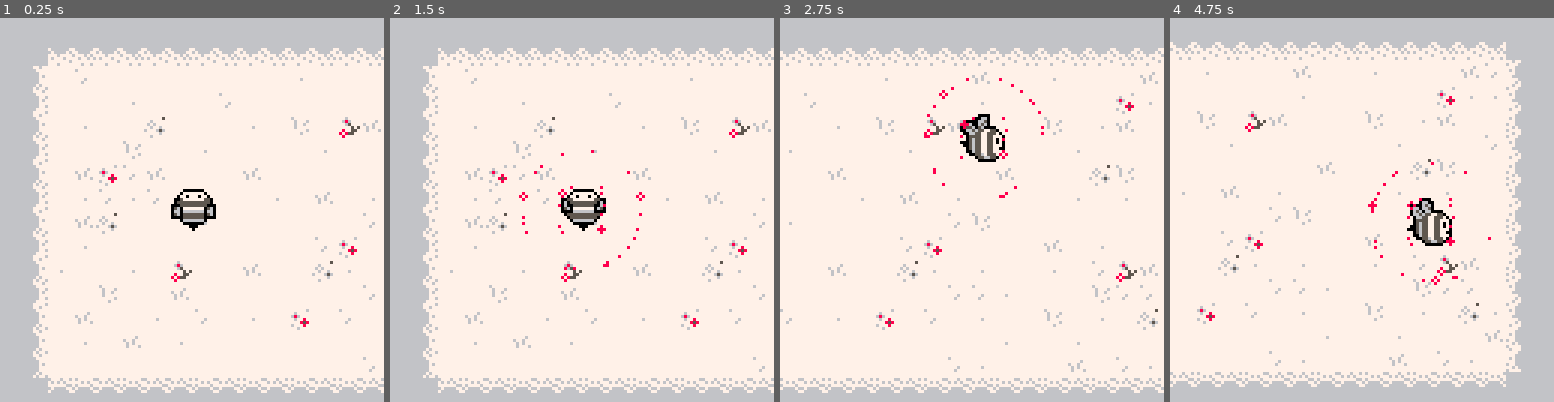
Above: before the commit, frames 1-4 (left to right).
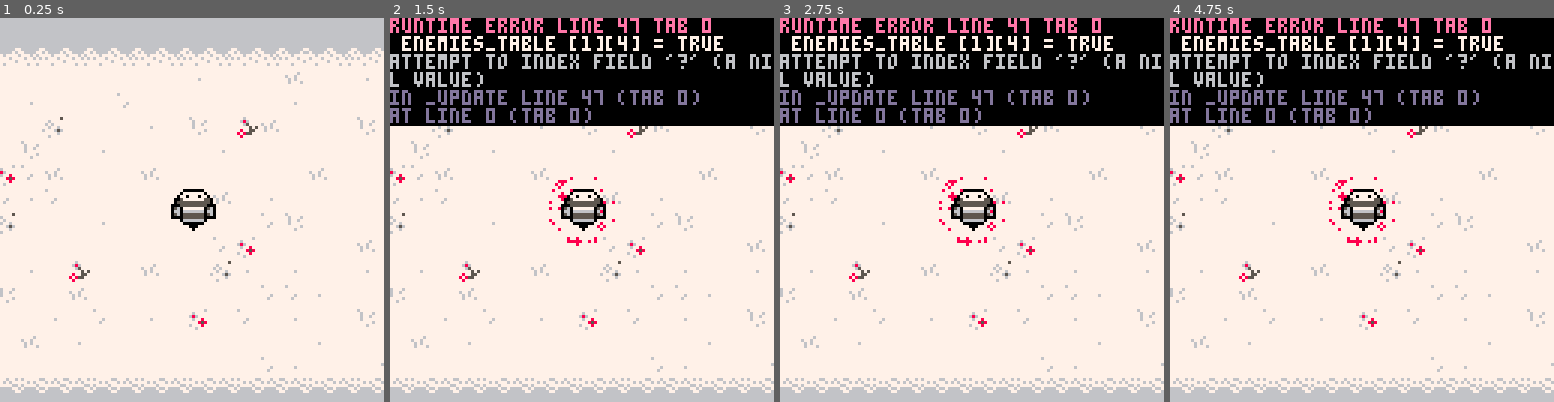
Above: after the commit, the same moments.

Repository: MariaHodor/Pico8-game
Game: PICO-8 cartridge joc_albina.p8
Two runs of this game, one before a commit and one after it. Both use one fixed random seed, a clock stepped at 60 frames per second and the inputs below.
Inputs:
- Up to frame 1 (0.25 s): no input
- Up to frame 2 (1.5 s): tap X (X key) at 0.33, 1.07 s; tap O (Z key) at 0.7 s
- Up to frame 3 (2.75 s): hold Right 1.6-2.1 s; tap O (Z key) at 1.7, 2.1, 2.5 s; tap X (X key) at 1.85 s; hold Up 2.15-2.42 s; hold Right from 2.47 s (still down)
- Up to frame 4 (4.75 s): tap O (Z key) every 0.4 s from 2.9 to 4.5 s; tap X (X key) at 2.97, 4.08 s; release Right at 3.03 s; hold Left 3.08-3.58 s; hold Down 3.63-3.97 s; hold Right 4.02-4.68 s; hold Up from 4.73 s (still down)

The runs differ from the first frame. In frame 1, 14% of the frame differs, in the area x 0-100%, y 7-98%; in frame 2, 39%; in frame 3, 34%; in frame 4, 41%, in the area x 0-100%, y 0-98%.
Error after the commit: runtime error line 47 tab 0; enemies_table [1][4] = true; attempt to index field '?' (a nil value)

Commit message:
modificari de la ora

Diff:
--- a/joc_albina.p8
+++ b/joc_albina.p8
@@ -1,7 +1,7 @@
 pico-8 cartridge // http://www.pico-8.com
 version 41
 __lua__
-x = 56
+x = 90
 y = 56
 end_time = 0
 function _init()
@@ -46,6 +46,9 @@
 	end_time = time()+2
 	sfx(00)
 	end
+	if(btn(🅾️)) then
+ enemies_table [1][4] = true
+	end
 end
 
 function _draw()
@@ -72,6 +75,7 @@
 	if current_time <= end_time then
 	spr(sp_g[f],x,y,2,2,false,false)
 	animate_g()
+	collide_e()
 	else
 		start_time = -1
 		--end of glitter
@@ -134,8 +138,8 @@
 end
 -->8
 function camera_follow()
-cam_x = x - 60
-cam_y = y - 60
+cam_x = x - 56
+cam_y = y - 56
 
 cam_x = mid(0, cam_x, 88)
 cam_y = mid(0, cam_y, 8)
@@ -145,12 +149,29 @@
 -->8
 function draw_enemies()
 for v in all(enemies_table) do
+	if v[4] then
+	spr(v[1]+2,v[2],v[3],2,2,false,false)
+	else
 	spr(v[1],v[2],v[3],2,2,false,false)
+	end
 end
 end
 
 function create_enemy()
-	add(enemies_table, {rnd(sp_e),flr(rnd(100)),flr(rnd(100))})
+	add(enemies_table, {rnd(sp_e),
+		flr(rnd(200)),
+		flr(rnd(100)),
+		false})
+end
+
+function collide_e()
+	for v in all(enemies_table) do
+	 if abs(x+x_g+8 - v[2]) < 1 then
+	 if abs(y+y_g+8 - v[3]) < 1 then
+	 v[4] = true
+	 end
+	 end
+	end
 end
 
 
Not shown, changed: 17 lines of the sprite sheet (__gfx__) section of joc_albina.p8
